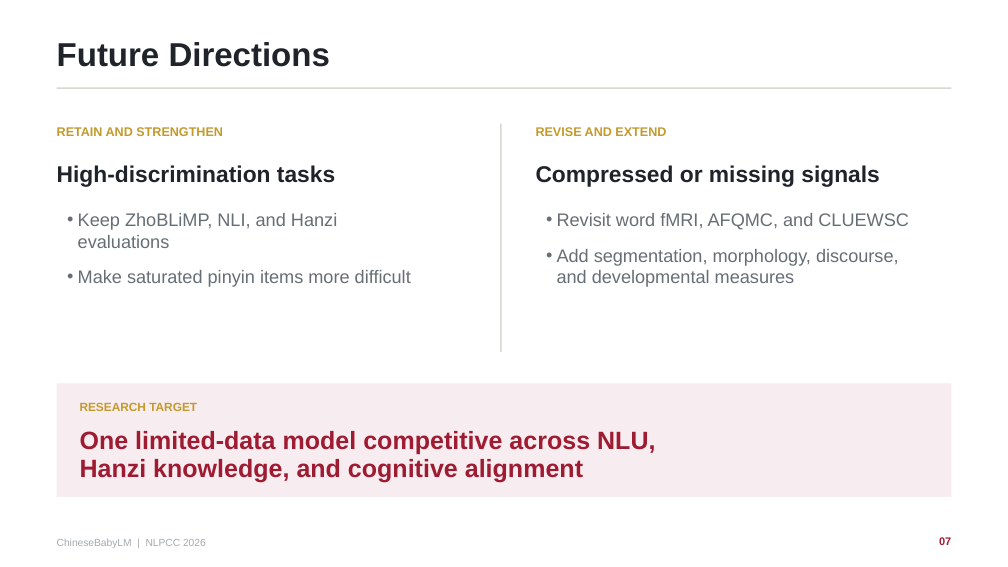
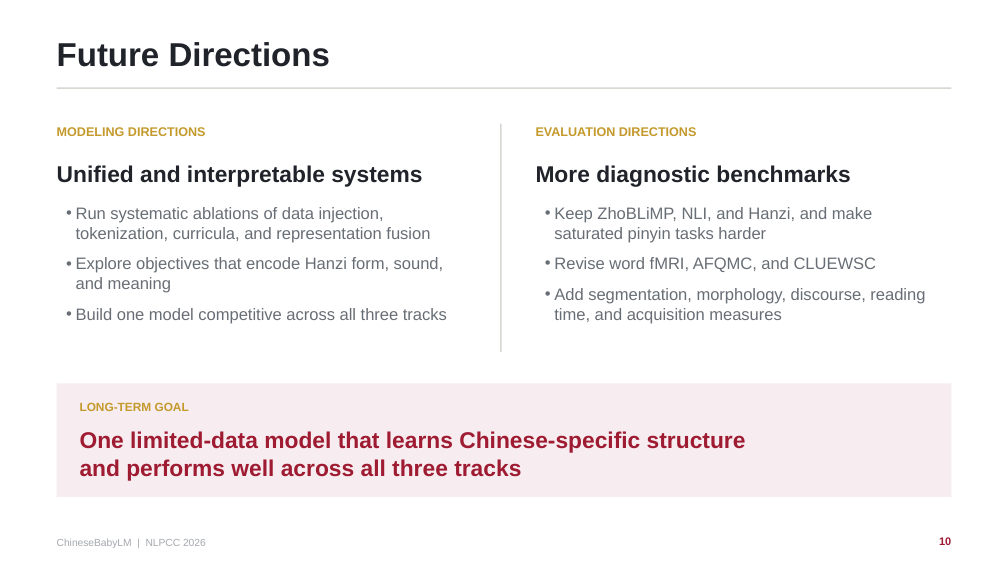
Before and after one commit to zh-qian2004/nlpcc-chinesebabylm-slide, a slide deck: slide 10 of ChineseBabyLM_NLPCC2026_Oral.pptx (slide 7 before the commit). Drawn at 1008x567 pixels with LibreOffice and Linux fonts; fonts in the diff are those of the drawing. Boxes give left, top, right and bottom in pixels: in the first picture for what was removed or moved away, otherwise in the second. Text is boxed around its words. In the diff, an @@ line names an element or a change of style, - is before the commit and + after.

```diff
--- a/ChineseBabyLM_NLPCC2026_Oral.pptx
+++ b/ChineseBabyLM_NLPCC2026_Oral.pptx
@@ text at <box>57,127,206,136</box>: text changed @@
-RETAIN AND STRENGTHEN
+MODELING DIRECTIONS
@@ text at <box>536,127,697,136</box>: text changed @@
-REVISE AND EXTEND
+EVALUATION DIRECTIONS
@@ text at <box>57,165,422,187</box>: text changed @@
-High-discrimination tasks
+Unified and interpretable systems
@@ text at <box>536,165,850,187</box>: text changed @@
-Compressed or missing signals
+More diagnostic benchmarks
@@ text at <box>76,207,447,324</box>: text changed; size 17.2 to 15.8 pt @@
-• Keep ZhoBLiMP, NLI, and Hanzi evaluations
-• Make saturated pinyin items more difficult
+• Run systematic ablations of data injection, tokenization, curricula, and representation fusion
+• Explore objectives that encode Hanzi form, sound, and meaning
+• Build one model competitive across all three tracks
@@ text at <box>554,207,925,324</box>: text changed; size 17.2 to 15.8 pt @@
-• Revisit word fMRI, AFQMC, and CLUEWSC
-• Add segmentation, morphology, discourse, and developmental measures
+• Keep ZhoBLiMP, NLI, and Hanzi, and make saturated pinyin tasks harder
+• Revise word fMRI, AFQMC, and CLUEWSC
+• Add segmentation, morphology, discourse, reading time, and acquisition measures
@@ text at <box>80,402,189,411</box>: text changed @@
-RESEARCH TARGET
+LONG-TERM GOAL
@@ text at <box>80,431,746,481</box>: text changed; size 23.9 to 21.8 pt @@
-One limited-data model competitive across NLU,
-Hanzi knowledge, and cognitive alignment
+One limited-data model that learns Chinese-specific structure
+and performs well across all three tracks
@@ text at <box>939,537,951,545</box>: text changed @@
-07
+10
```
Also in this commit, not shown: 5 other slides changed, 4 slides added, 1 slide removed, 4 other files.
